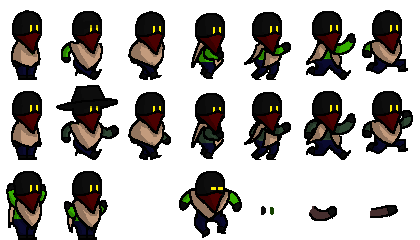
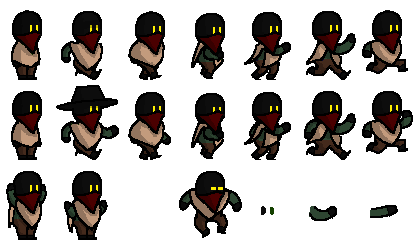
Revision of a layered 420x240 image; what changed, layer by layer:
painted on "coloring" over (8, 13, 404, 235)
